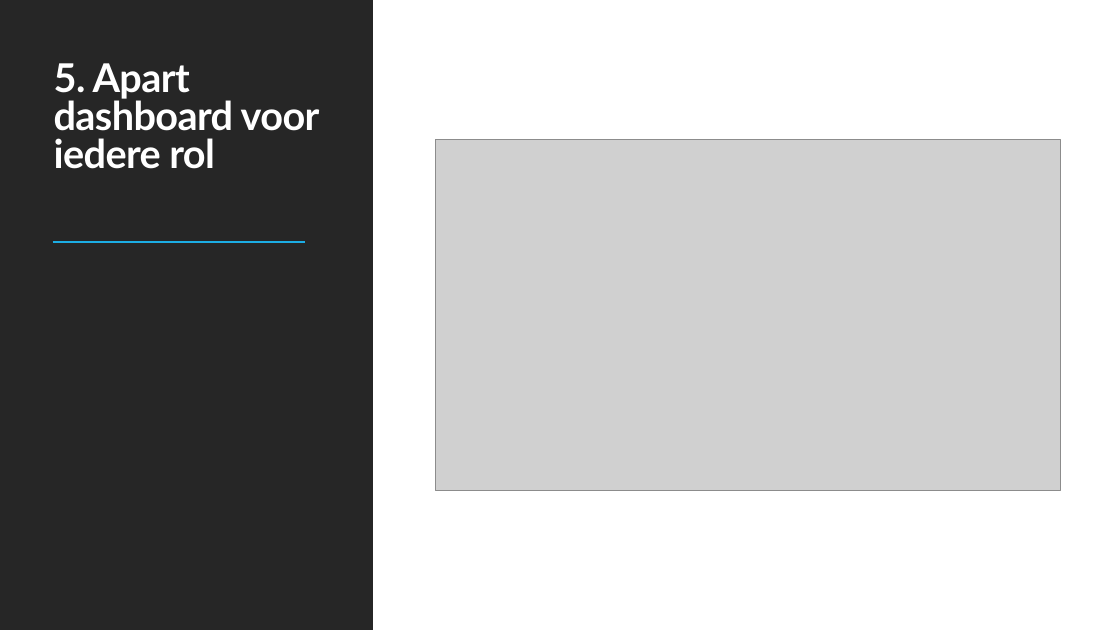
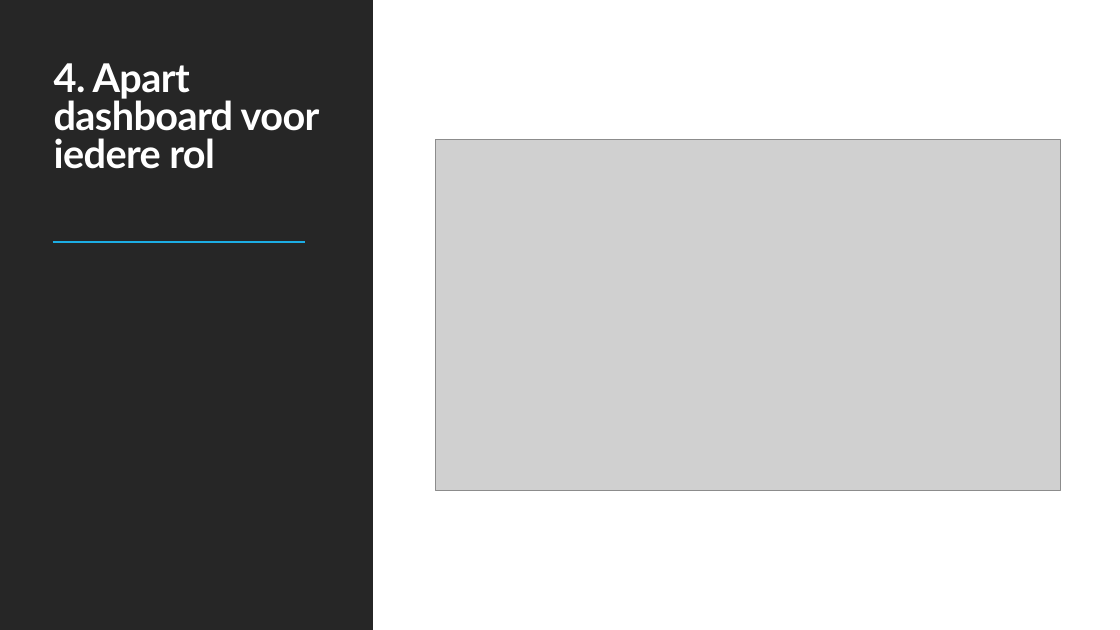
Before and after one commit to DimitriFlorijn/E3-Barroc-Intens, a slide deck: slide 6 of Barroc Intens.pptx (slide 8 before the commit). Drawn at 1120x630 pixels with LibreOffice and Linux fonts; fonts in the diff are those of the drawing; grey boxes stand for pictures. Boxes give left, top, right and bottom in pixels: in the first picture for what was removed or moved away, otherwise in the second. Text is boxed around its words. In the diff, an @@ line names an element or a change of style, - is before the commit and + after.

```diff
--- a/Barroc Intens.pptx
+++ b/Barroc Intens.pptx
@@ title at bbox=[54, 63, 320, 169]: text changed @@
-5. Apart dashboard voor iedere rol
+4. Apart dashboard voor iedere rol
```
Also in this commit, not shown: 8 other slides changed, 1 slide added, 4 slides removed.
